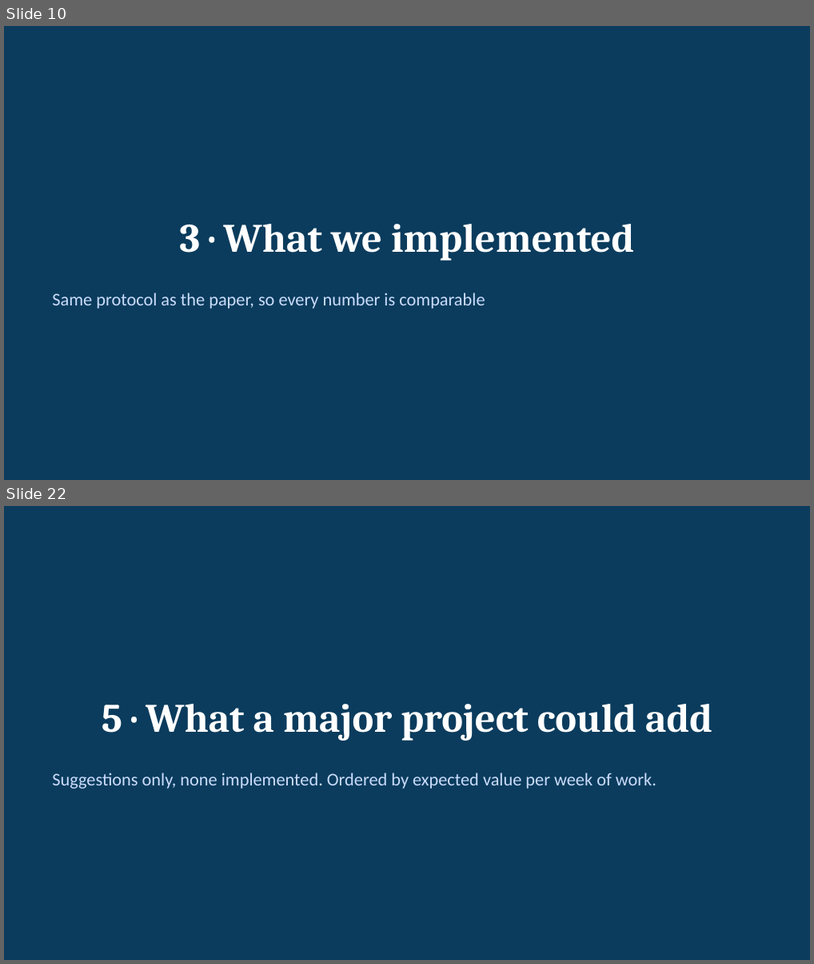
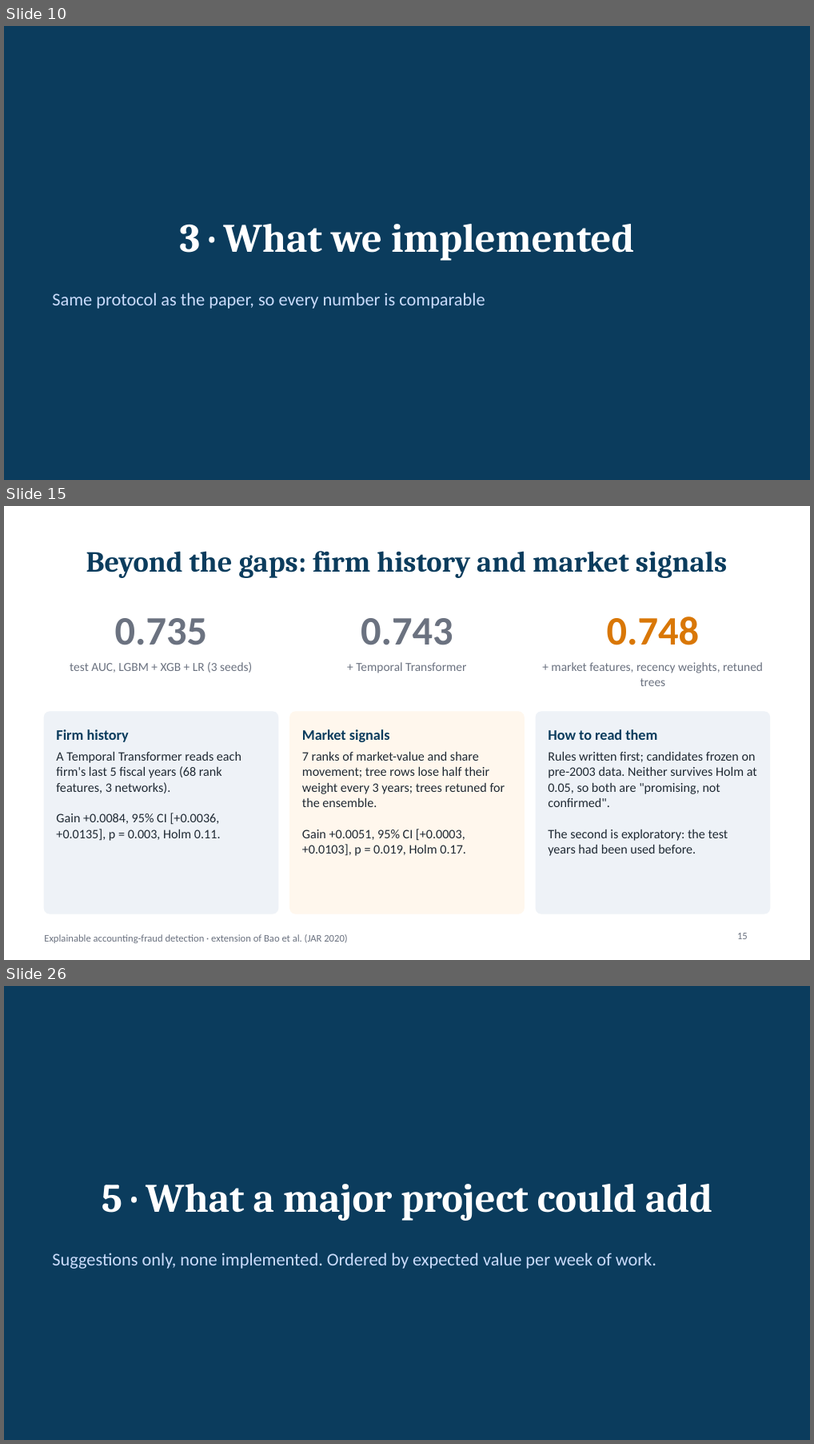
Before and after one commit to dhruv-37/Final-Year-Project-Minor, a slide deck: presentation/Fraud_Detection_Project.pptx. Shown one above the other, each under a label of ours: slides 10 and 22 before the commit, slides 10, 15 and 26 after it; the slides between them are not shown. The pictures are 814x964 and 814x1444 pixels, drawn with LibreOffice and Linux fonts; fonts in the diff are those of the drawing. Boxes give left, top, right and bottom in pixels: in the first picture for what was removed or moved away, otherwise in the second. Text is boxed around its words. In the diff, an @@ line names an element or a change of style, - is before the commit and + after.

```diff
--- a/presentation/Fraud_Detection_Project.pptx
+++ b/presentation/Fraud_Detection_Project.pptx
@@ slide 15 added at (4, 506, 810, 960), background #FFFFFF @@
@@ title added at (86, 551, 727, 578), 26 pt, text #0B3C5D, bold @@
+Beyond the gaps: firm history and market signals
@@ text added at (115, 618, 207, 645), 36 pt, text #6B7280, bold @@
+0.735
@@ text added at (361, 618, 453, 645), 36 pt, text #6B7280, bold @@
+0.743
@@ text added at (607, 616, 699, 645), 36 pt, text #D97706, bold @@
+0.748
@@ text added at (70, 662, 252, 672), 11 pt, text #6B7280 @@
+test AUC, LGBM + XGB + LR (3 seeds)
@@ text added at (356, 662, 466, 673), 11 pt, text #6B7280 @@
++ Temporal Transformer
@@ text added at (551, 662, 763, 686), 11 pt, text #6B7280 @@
++ market features, recency weights, retuned trees
@@ rounded rectangle added at (44, 712, 278, 913), fill #EEF2F7, outline #EEF2F7 1 pt @@
@@ rounded rectangle added at (290, 712, 524, 913), fill #FFF7ED, outline #FFF7ED 1 pt @@
@@ rounded rectangle added at (536, 712, 770, 913), fill #EEF2F7, outline #EEF2F7 1 pt @@
@@ text added at (56, 729, 129, 742), 13 pt, text #0B3C5D, bold @@
+Firm history
@@ text added at (302, 729, 390, 742), 13 pt, text #0B3C5D, bold @@
+Market signals
@@ text added at (548, 729, 658, 740), 13 pt, text #0B3C5D, bold @@
+How to read them
@@ text added at (56, 752, 242, 840), 11.5 pt, text #1F2933 @@
+A Temporal Transformer reads each firm's last 5 fiscal years (68 rank features, 3 networks).
+Gain +0.0084, 95% CI [+0.0036, +0.0135], p = 0.003, Holm 0.11.
@@ text added at (302, 751, 506, 856), 11.5 pt, text #1F2933 @@
+7 ranks of market-value and share movement; tree rows lose half their weight every 3 years; trees retuned for the ensemble.
+Gain +0.0051, 95% CI [+0.0003, +0.0103], p = 0.019, Holm 0.17.
@@ text added at (548, 752, 758, 856), 11.5 pt, text #1F2933 @@
+Rules written first; candidates frozen on pre-2003 data. Neither survives Holm at 0.05, so both are "promising, not confirmed".
+The second is exploratory: the test years had been used before.
@@ text added at (44, 934, 347, 943), 9 pt, text #6B7280 @@
+Explainable accounting-fraud detection · extension of Bao et al. (JAR 2020)
@@ page number added at (738, 932, 748, 939), 9 pt, text #6B7280 @@
+15
@@ what was slide 22 is now slide 26 @@
```
Also in this commit, not shown: 15 slides changed, 3 other slides added, 2 other files.
